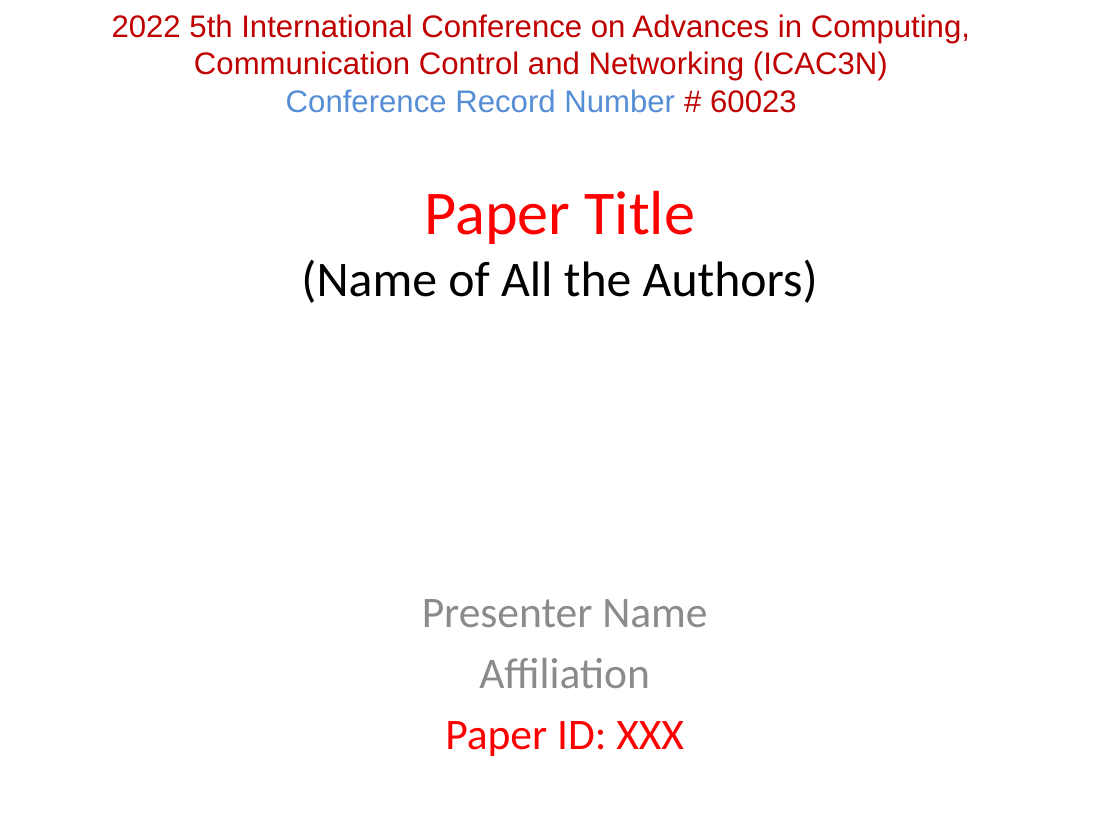
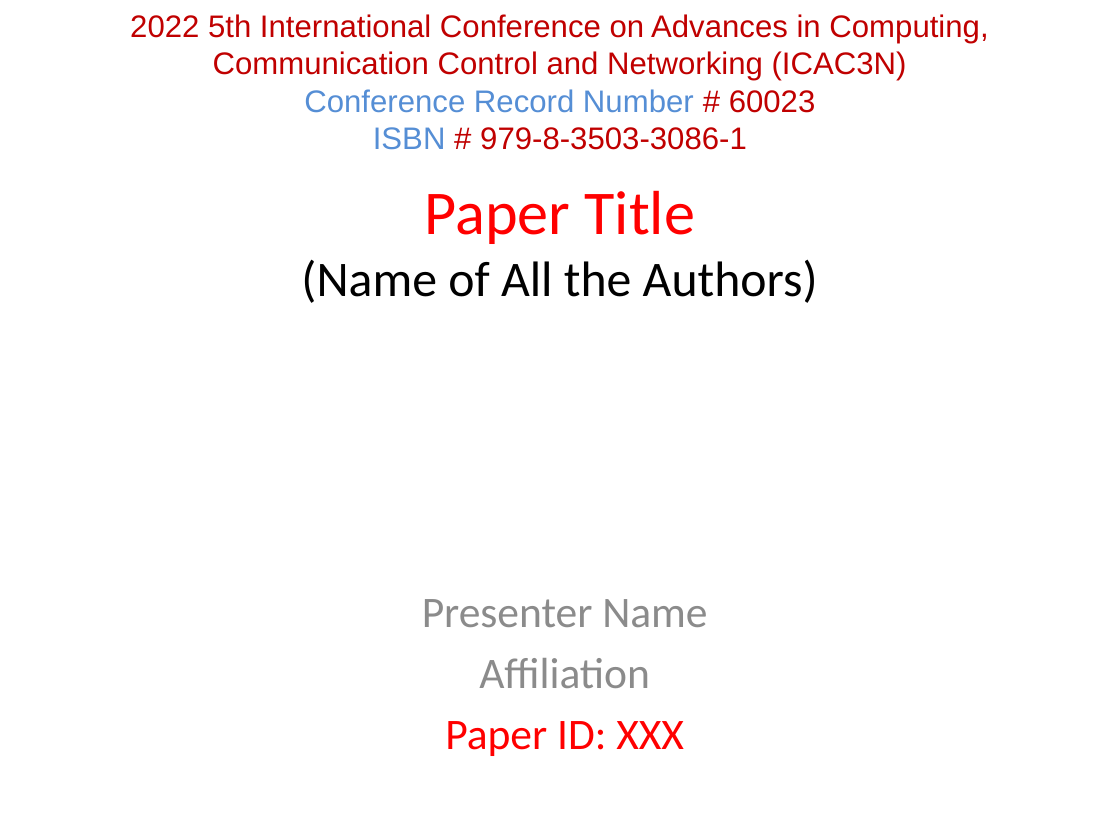
Before and after one commit to icac3n/website, a slide deck: slide 1 of public/documents/SamplePPTICAC3N-2023.pptx. Drawn at 1120x840 pixels with LibreOffice and Linux fonts; fonts in the diff are those of the drawing. Boxes give left, top, right and bottom in pixels: in the first picture for what was removed or moved away, otherwise in the second. Text is boxed around its words. In the diff, an @@ line names an element or a change of style, - is before the commit and + after.

```diff
--- a/public/documents/SamplePPTICAC3N-2023.pptx
+++ b/public/documents/SamplePPTICAC3N-2023.pptx
@@ text "2022 5th International Conference on ...": place and size @@
-text "2022 5th International Conference on ..." at (112,14,970,113)
+text "2022 5th International Conference on ..." at (130,14,988,150)
@@ text at (373,127,747,150): paragraph added @@
+ISBN # 979-8-3503-3086-1
```
Also in this commit, not shown: 1 other slide changed, 2 other files.
